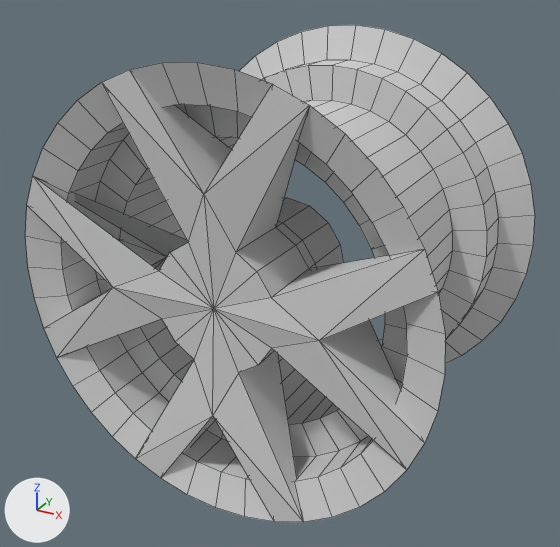
An edit to the OBJ model data/teams/Nemesis/rims/diameter/2/Split/Split.obj, drawn before and after from the same camera.
Both versions are drawn from a 50 mm lens placed at (1.65, -3.08, 1.44), pointed at (-0.02, -0.05, -0.08). Arrows for +X, +Y and +Z are at lower left; the lights stay in place. Mesh edges are drawn as thin lines. Where no turn or scale is listed for an object, it has been applied to the vertices.

Objects in the first picture: 'Split'.
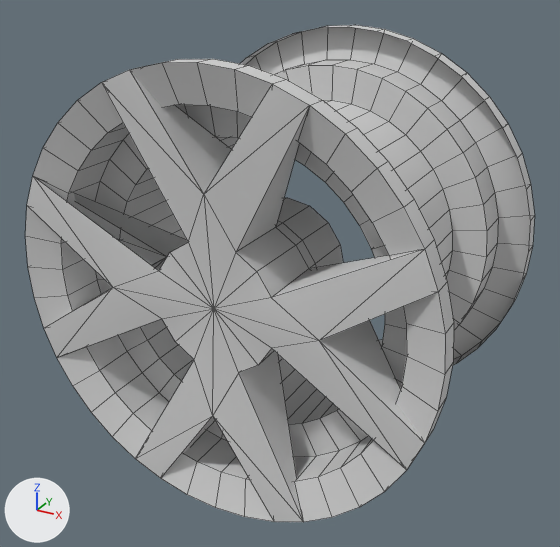
The change in detail:
me_split is used by ob_split; location (0.0, 0.0, 0.0).
me_split had 386 vertices, 407 faces and spanned x -1.01..1.01, y -0.71..0.71, z -1.01..1.01.
me_split now has 466 vertices, 487 faces and spans x -1.01..1.01, y -0.71..0.71, z -1.01..1.01.
Part 1, on me_split:
40 new vertices lie (0.0, -0.1, 0.0) away from vertices in x -1.01..1.01, y 0.71, z -1.01..1.01.
40 new faces join them.
Part 2, on me_split:
40 new vertices lie (0.0, 0.1, 0.0) away from vertices in x -1.01..1.01, y -0.71, z -1.01..1.01.
40 new faces join them.

Boxes [x1, y1, x2, y2] around the edits, measured in the pictures (560 x 547 px):
part 1 of me_split, added
    after: [240, 25, 535, 365]
part 2 of me_split, added
    after: [134, 59, 454, 442]
